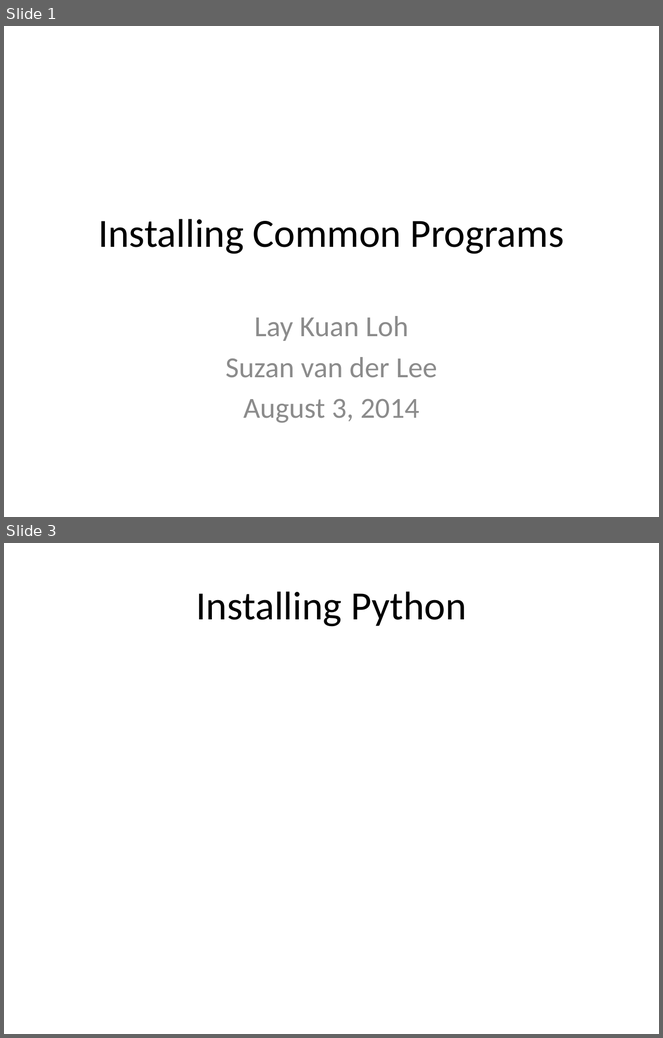
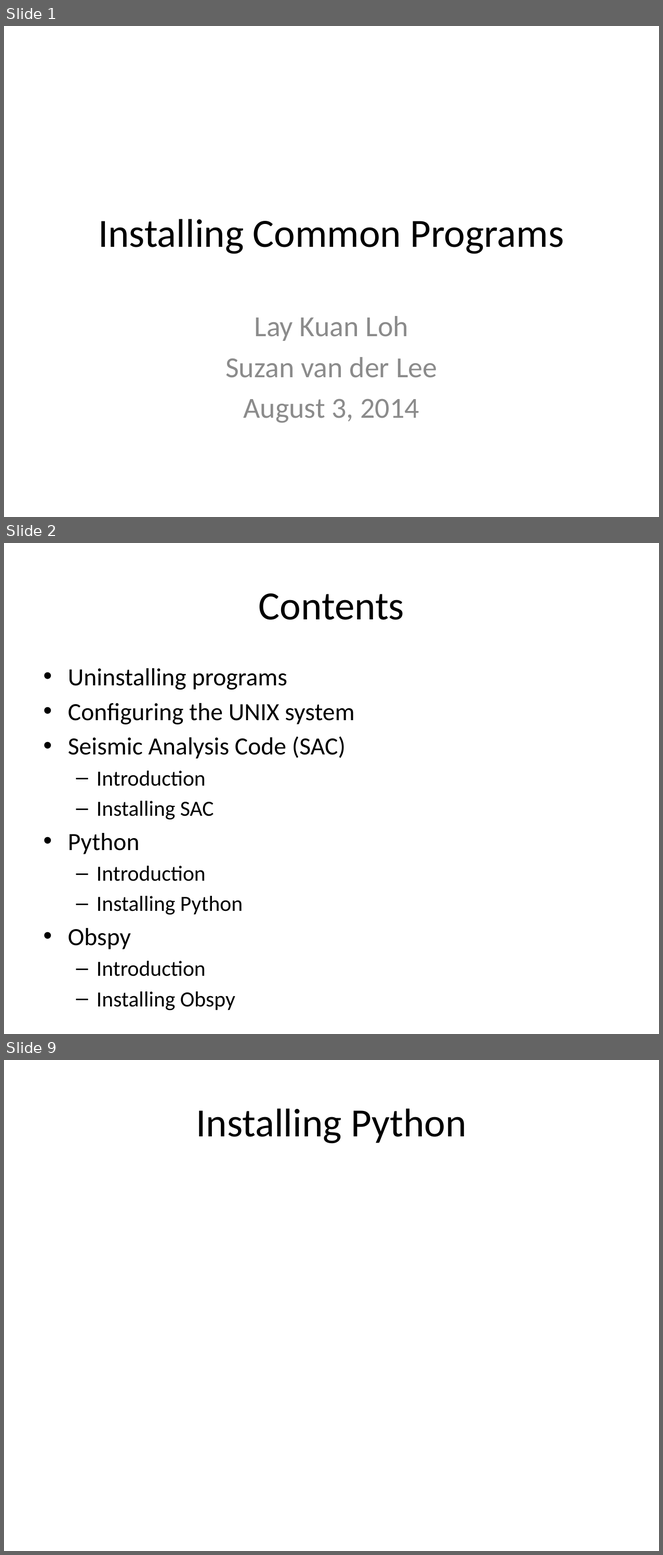
Before and after one commit to lkloh/USArray, a slide deck: InstallingCommonPrograms/InstallingCommonPrograms.pptx. Shown one above the other, each under a label of ours: slides 1 and 3 before the commit, slides 1, 2 and 9 after it; the slides between them are not shown. The pictures are 663x1038 and 663x1555 pixels, drawn with LibreOffice and Linux fonts; fonts in the diff are those of the drawing. Boxes give left, top, right and bottom in pixels: in the first picture for what was removed or moved away, otherwise in the second. Text is boxed around its words. In the diff, an @@ line names an element or a change of style, - is before the commit and + after.

```diff
--- a/InstallingCommonPrograms/InstallingCommonPrograms.pptx
+++ b/InstallingCommonPrograms/InstallingCommonPrograms.pptx
@@ slide 2 added at [4, 543, 659, 1034], background #FFFFFF @@
@@ title added at [259, 593, 404, 620], 44 pt, text #000000 @@
+Contents
@@ text added at [68, 668, 354, 977], 23.8 pt, text #000000 @@
+• Uninstalling programs
+• Configuring the UNIX system
+• Seismic Analysis Code (SAC)
+  – Introduction
+  – Installing SAC
+• Python
+  – Introduction
+  – Installing Python
+• Obspy
+  – Introduction
+  – Installing Obspy
@@ what was slide 3 is now slide 9 @@
```
Also in this commit, not shown: 2 slides changed, 4 other slides added, 1 slide removed, 9 other files.
